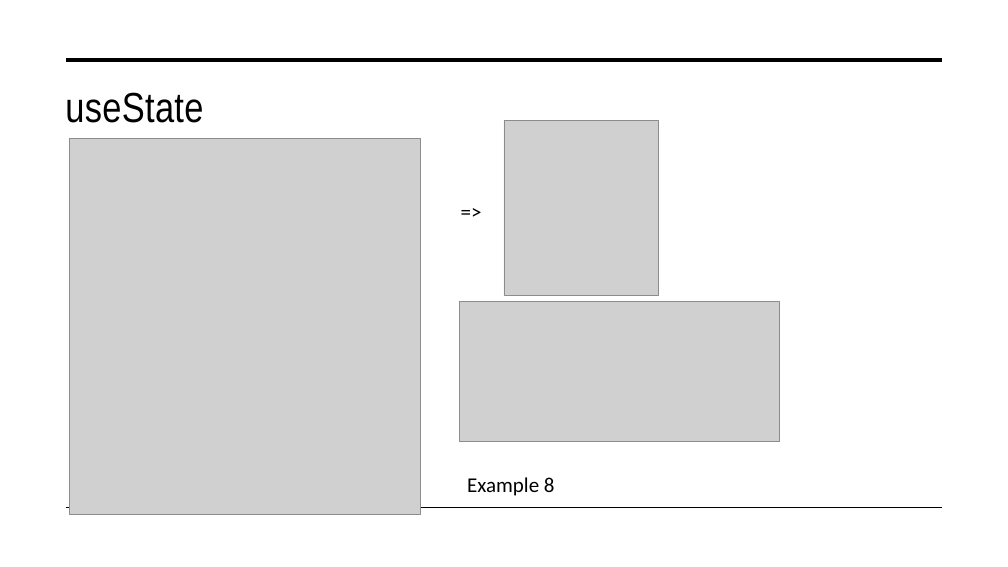
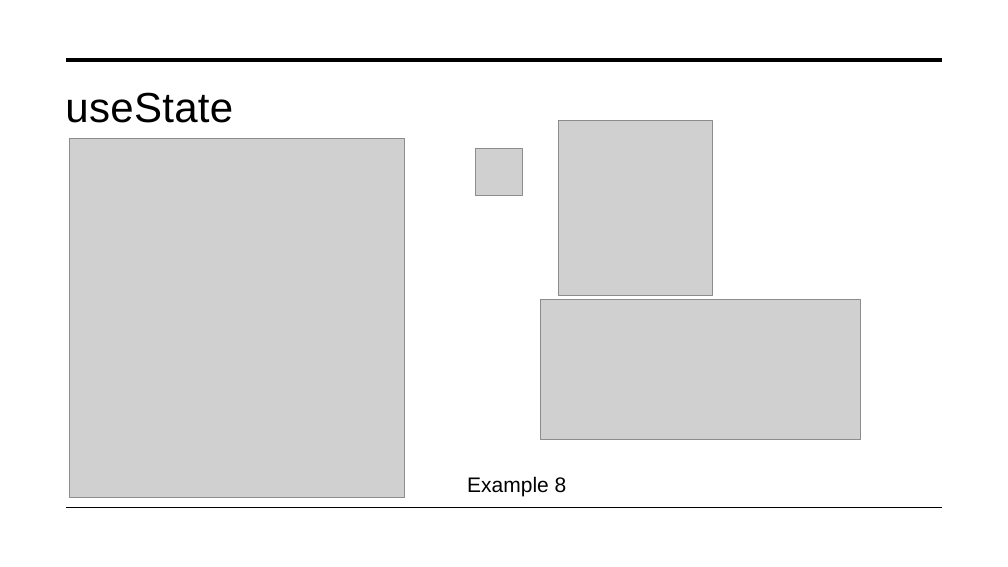
Before and after one commit to tungle251/demo-app, a slide deck: slide 17 of Presentation.pptx. Drawn at 1008x567 pixels with LibreOffice and Linux fonts; fonts in the diff are those of the drawing; grey boxes stand for pictures. Boxes give left, top, right and bottom in pixels: in the first picture for what was removed or moved away, otherwise in the second. Text is boxed around its words. In the diff, an @@ line names an element or a change of style, - is before the commit and + after.

```diff
--- a/Presentation.pptx
+++ b/Presentation.pptx
@@ title "useState" at (65,92,233,123): font Arial Narrow to Arial @@
@@ picture: place and size @@
-picture at (69,138,420,515)
+picture at (69,138,405,498)
@@ picture added at (476,149,523,196) @@
@@ picture: place and size @@
-picture at (504,121,659,296)
+picture at (559,121,713,296)
@@ text removed at (453,190,603,237) @@
-=>
@@ picture: place and size @@
-picture at (460,302,780,442)
+picture at (541,300,861,440)
@@ text "Example 8" at (467,476,567,496): font Calibri to Arial @@
```
Also in this commit, not shown: 22 other slides changed, 3 slides added, 1 slide removed.
